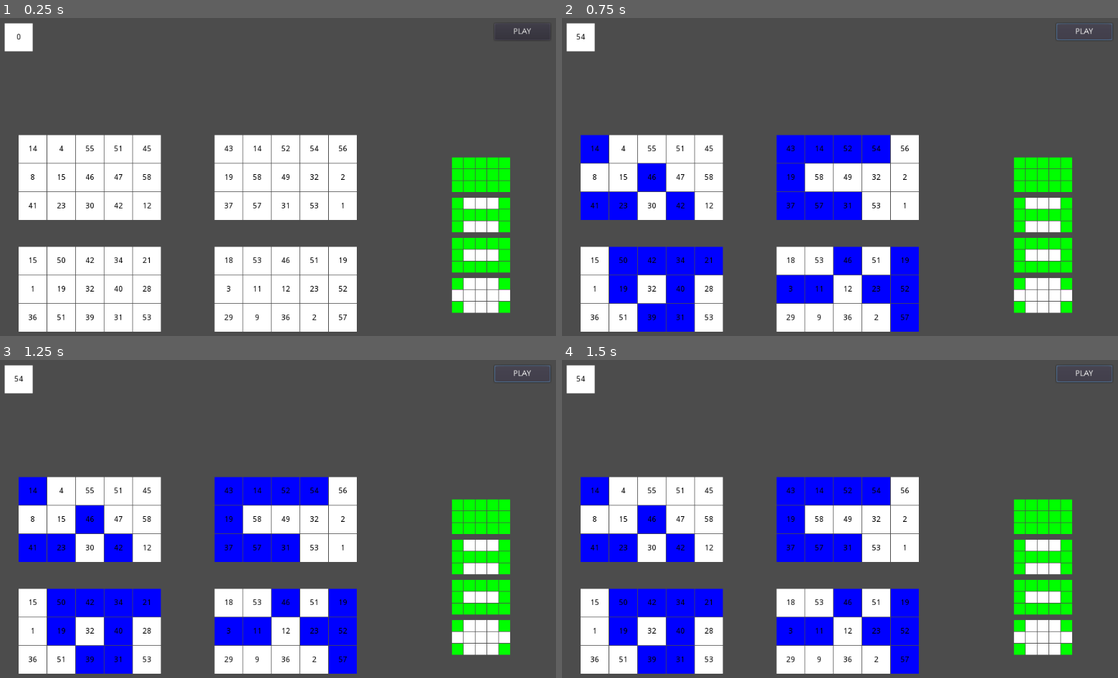
Above: before the commit, frames 1-4 (two rows, left to right).
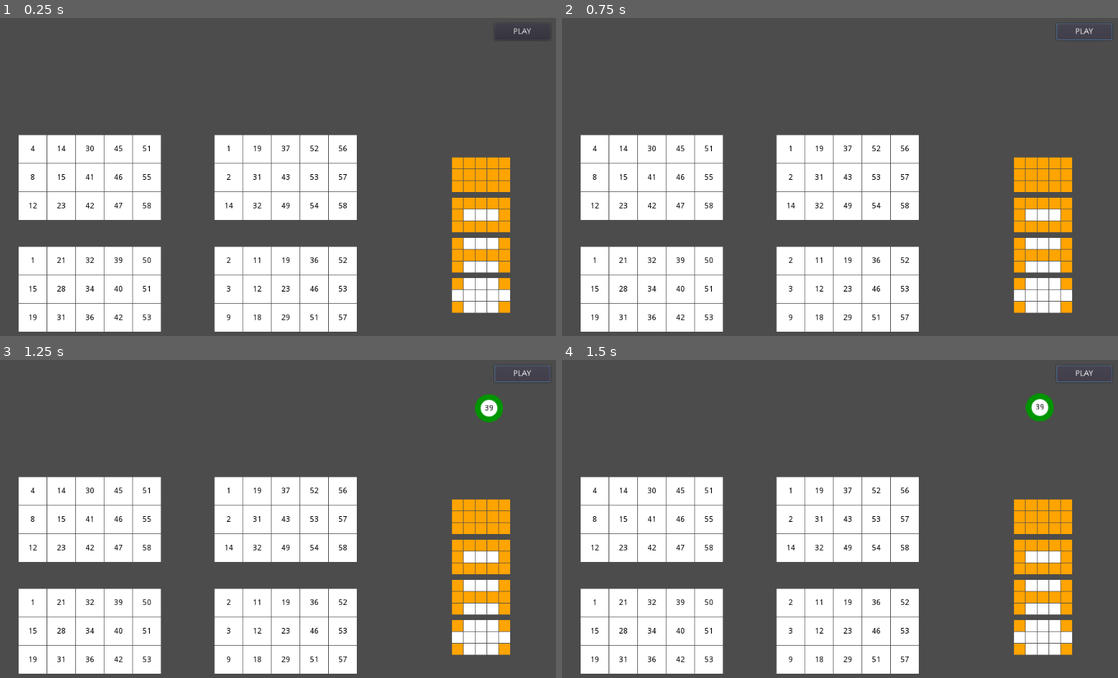
Above: after the commit, the same moments.

Repository: rosemunho/videobingo
Game: Godot game, scene res://Main.tscn
Two runs of this game, one before a commit and one after it. Both use one fixed random seed, a clock stepped at 60 frames per second and the inputs below.
Inputs:
- Up to frame 1 (0.25 s): no input
- Up to frame 2 (0.75 s): click "PLAY" at 0.5 s
- Up to frame 3 (1.25 s): no input
- Up to frame 4 (1.5 s): click "PLAY" at 1.25 s

The runs differ from the first frame. In frame 1, 5.0% of the frame differs, in the area x 0-92%, y 1-96%; in frame 2, 17%; in frame 3, 18%; in frame 4, 18%, in the area x 0-92%, y 1-99%.

Commit message:
Added graphics and correct positions to balls. Added timer between balls. Added color to balls. Added extraction animation. Play and pause extraction

Diff:
--- a/Ball.gd
+++ b/Ball.gd
@@ -1,17 +1,61 @@
-extends Node2D
+extends Sprite
+
+var colors = []
+var spacing = 5
+var ball_size = Vector2.ZERO
 
 var num = -1
-var init_pos = [-1, -1]
-var end_pos = [-1, -1]
-var color = "white"
+
+var pos_start = Vector2.ZERO
+var pos_end = Vector2.ZERO
+var time_end = -1
 
 signal ball_ended(ball_num)
 
 func _ready():
+	colors.push_back(Color.red)
+	colors.push_back(Color.orange)
+	colors.push_back(Color.yellow)
+	colors.push_back(Color.green)
+	colors.push_back(Color.aqua)
+	colors.push_back(Color.purple)
+	colors.push_back(Color.magenta)
+	colors.push_back(Color.blue)
+	colors.push_back(Color.limegreen)
+
+	ball_size = get_rect().size
+
+	var ball_tray_size = get_parent().get_size()
+	pos_start = Vector2(ball_tray_size.x - ball_size.x, ((ball_tray_size.y - ball_size.y) / 2))
+	print(pos_start)
+
 	var cards = get_node("../../CardTray")
 	for card in cards.get_children():
 		connect("ball_ended", card, "on_ball_ended")
 
-func extract():
+func _process(delta):
+	if not $Timer.is_paused():
+		var next_pos = pos_start.linear_interpolate(pos_end, 1-($Timer.get_time_left()/3))
+		set_position(next_pos)
+
+func extract(i, j):
+	var x = i * (ball_size.x + spacing)
+	var y = j * (ball_size.y + spacing)
+	set_position(pos_start)
+	pos_end = Vector2(x, y)
+	show()
+	$Timer.start(3)
+
+#change hardcoded values
+func set_num(num):
+	self.num = num
+	$Num.text = str(num)
+	var color_index = int(round((num-1)/10))
+	var color = colors[color_index]
+	self_modulate = color
+
+func on_ballpath_end():
 	emit_signal("ball_ended", num)
-	pass
+	var ball_tray = get_parent()
+	if ("Ball" + str((ball_tray.get_child_count() - 1))) == self.name:
+		ball_tray.try_finish_extraction()
--- a/Ball.tscn
+++ b/Ball.tscn
@@ -1,18 +1,18 @@
-[gd_scene load_steps=2 format=2]
+[gd_scene load_steps=4 format=2]
 
 [ext_resource path="res://Ball.gd" type="Script" id=1]
+[ext_resource path="res://Novo Projeto (3).png" type="Texture" id=2]
+[ext_resource path="res://Novo Projeto (5).png" type="Texture" id=3]
 
 [node name="Ball" type="Sprite"]
+texture = ExtResource( 2 )
+centered = false
 region_rect = Rect2( 0, 0, 50, 50 )
 script = ExtResource( 1 )
 
-[node name="ColorRect" type="ColorRect" parent="."]
-margin_right = 40.0
-margin_bottom = 40.0
-rect_min_size = Vector2( 50, 50 )
-__meta__ = {
-"_edit_use_anchors_": false
-}
+[node name="Backing" type="Sprite" parent="."]
+texture = ExtResource( 3 )
+centered = false
 
 [node name="Num" type="Label" parent="."]
 margin_right = 50.0
@@ -27,3 +27,8 @@
 __meta__ = {
 "_edit_use_anchors_": false
 }
+
+[node name="Timer" type="Timer" parent="."]
+one_shot = true
+
+[connection signal="timeout" from="Timer" to="." method="on_ballpath_end"]
--- a/Card.gd
+++ b/Card.gd
@@ -19,14 +19,21 @@
 
 # Change hardcoded values
 func generate_card():
+	for i in 15:
+		generate_value()
+	cells.sort()
+	var cell_index
 	var cell
 	var cell_num
-	for i in 15:
-		generate_value()
-		cell = get_node("CellContainer/Cell" + str(i+1))
-		cell.num = cells[i]
-		cell_num = cell.get_node("Num")
-		cell_num.text = str(cells[i])
+	var k = 0
+	for i in 5:
+		for j in 3:
+			cell_index = i + j*5
+			cell = get_node("CellContainer/Cell" + str(cell_index+1))
+			cell.num = cells[k]
+			cell_num = cell.get_node("Num")
+			cell_num.text = str(cells[k])
+			k+=1
 
 func generate_value():
 	var found = false
@@ -48,3 +55,8 @@
 	var cells = $CellContainer
 	for cell in cells.get_children():
 		cell.test_value(ball_num)
+
+func reset():
+	cells = ($CellContainer).get_children()
+	for cell in cells:
+		cell.reset()
--- a/Cell.gd
+++ /dev/null
@@ -1,10 +0,0 @@
-extends ColorRect
-
-signal cell_matched
-
-
-func on_cell_matched():
-	pass # Replace with function body.
-
-func connect_cell_signal(cell):
-	connect("cell_matched", cell, "on_cell_ended")
--- a/CellCard.gd
+++ b/CellCard.gd
@@ -1,4 +1,4 @@
-extends "res://Cell.gd"
+extends ColorRect
 
 enum Status {NO_HIT, ONE_AWAY, HIT}
 
@@ -9,13 +9,16 @@
 	if ball_num == num:
 		curr_status = Status.HIT
 		update_color()
-		emit_signal("cell_matched")
 
 func update_color():
 	match curr_status:
 		Status.NO_HIT:
-			color = Color(1, 1, 1, 1)
+			color = Color.white
 		Status.ONE_AWAY:
-			color = Color(0, 1, 1, 1)
+			color = Color.darkgray
 		Status.HIT:
-			color = Color(0, 0, 1, 1)
+			color = Color.deepskyblue
+
+func reset():
+	curr_status = Status.NO_HIT
+	update_color()
--- a/Extractor.gd
+++ b/Extractor.gd
@@ -6,29 +6,47 @@
 var ball_scene = preload("res://Ball.tscn")
 var balls = []
 var next_extraction_state = PlayStatus.START
+var next_shooting
+var shoot_i = 0
+var shoot_j = 0
+var timer_between_balls
 
-# Called when the node enters the scene tree for the first time.
 func _ready():
 	config.load("res://GlobalConfigs.cfg")
+	timer_between_balls = get_node("../Timer")
+	timer_between_balls.connect("timeout", self, "shoot_next")
 	create_balls()
 
 func create_balls():
 	for i in 30:
 		var ball_instance = ball_scene.instance()
+		ball_instance.hide()
 		add_child(ball_instance, true)
 
 func start_extraction():
-	for ball in self.get_children():
-		ball.extract()
+	shoot_i = 0
+	shoot_j = 0
+	next_shooting = get_child(0)
+	timer_between_balls.start(0.5)
+	next_extraction_state = PlayStatus.PAUSE
+
+func shoot_next():
+	next_shooting.extract(shoot_i, shoot_j)
+	shoot_j += 1
+	if shoot_j == 3:
+		shoot_j = 0
+		shoot_i += 1
+	var index = shoot_i*3 + shoot_j
+	if index < 30:
+		next_shooting = get_child(index)
+		timer_between_balls.start(0.5)
 
 func generate_play():
-	var ball_num
 	var i = 0
+	balls = []
 	for ball in self.get_children():
 		generate_value()
-		ball.num = balls[i]
-		ball_num = ball.get_node("Num")
-		ball_num.text = str(balls[i])
+		ball.set_num(balls[i])
 		i+=1
 
 func generate_value():
@@ -36,7 +54,7 @@
 	var ball_num = -1
 	randomize()
 	while not found:
-		ball_num = (randi() %  60-1) + 1
+		ball_num = (randi() %  (60-1)) + 1
 		if not balls.has(ball_num):
 			balls.push_back(ball_num)
 			print(ball_num)
@@ -48,8 +66,26 @@
 			generate_play()
 			start_extraction()
 		PlayStatus.PAUSE:
-			print("paused")
+			toggle_pause(true)
+			next_extraction_state = PlayStatus.RESUME
 		PlayStatus.RESUME:
-			print("resumed")
+			toggle_pause(false)
+			next_extraction_state = PlayStatus.PAUSE
 		PlayStatus.STOP:
-			print("stopped and reset")
+			reset_play()
+			next_extraction_state = PlayStatus.START
+
+func reset_play():
+	var cards = get_node("../CardTray").get_children()
+	for card in cards:
+		card.reset()
+	for ball in self.get_children():
+		ball.hide()
+
+func toggle_pause(pause):
+	timer_between_balls.set_paused(pause)
+	for ball in self.get_children():
+		ball.get_node("Timer").set_paused(pause)
+
+func try_finish_extraction():
+	next_extraction_state = PlayStatus.STOP
--- a/Main.tscn
+++ b/Main.tscn
@@ -44,8 +44,8 @@
 [node name="BallTray" type="Container" parent="."]
 margin_left = 25.0
 margin_top = 25.0
-margin_right = 750.0
-margin_bottom = 200.0
+margin_right = 970.0
+margin_bottom = 185.0
 script = ExtResource( 3 )
 __meta__ = {
 "_edit_use_anchors_": false
@@ -80,4 +80,8 @@
 "_edit_use_anchors_": false
 }
 
+[node name="Timer" type="Timer" parent="."]
+wait_time = 0.5
+one_shot = true
+
 [connection signal="pressed" from="PlayButton" to="BallTray" method="on_play_btn_clicked"]
--- a/Pattern.gd
+++ b/Pattern.gd
@@ -1,6 +1,7 @@
 extends Container
 
 var pattern = []
+signal cell_matched_pattern
 
 func _ready():
 	var cells = $CellContainer
@@ -8,5 +9,4 @@
 	for i in 15:
 		if pattern[i] == '+':
 			cell = cells.get_node("Cell" + str(i+1))
-			cell.connect_cell_signal(cell)
-			cell.color = Color(0, 1, 0, 1)
+			cell.color = Color.orange
--- a/Pattern.tscn
+++ b/Pattern.tscn
@@ -1,7 +1,6 @@
-[gd_scene load_steps=3 format=2]
+[gd_scene load_steps=2 format=2]
 
 [ext_resource path="res://Pattern.gd" type="Script" id=1]
-[ext_resource path="res://Cell.gd" type="Script" id=2]
 
 [node name="Prize" type="Container"]
 margin_top = 63.0
@@ -28,42 +27,36 @@
 margin_right = 20.0
 margin_bottom = 20.0
 rect_min_size = Vector2( 20, 20 )
-script = ExtResource( 2 )
 
 [node name="Cell2" type="ColorRect" parent="CellContainer"]
 margin_left = 21.0
 margin_right = 41.0
 margin_bottom = 20.0
 rect_min_size = Vector2( 20, 20 )
-script = ExtResource( 2 )
 
 [node name="Cell3" type="ColorRect" parent="CellContainer"]
 margin_left = 42.0
 margin_right = 62.0
 margin_bottom = 20.0
 rect_min_size = Vector2( 20, 20 )
-script = ExtResource( 2 )
 
 [node name="Cell4" type="ColorRect" parent="CellContainer"]
 margin_left = 63.0
 margin_right = 83.0
 margin_bottom = 20.0
 rect_min_size = Vector2( 20, 20 )
-script = ExtResource( 2 )
 
 [node name="Cell5" type="ColorRect" parent="CellContainer"]
 margin_left = 84.0
 margin_right = 104.0
 margin_bottom = 20.0
 rect_min_size = Vector2( 20, 20 )
-script = ExtResource( 2 )
 
 [node name="Cell6" type="ColorRect" parent="CellContainer"]
 margin_top = 21.0
 margin_right = 20.0
 margin_bottom = 41.0
 rect_min_size = Vector2( 20, 20 )
-script = ExtResource( 2 )
 
 [node name="Cell7" type="ColorRect" parent="CellContainer"]
 margin_left = 21.0
@@ -71,7 +64,6 @@
 margin_right = 41.0
 margin_bottom = 41.0
 rect_min_size = Vector2( 20, 20 )
-script = ExtResource( 2 )
 
 [node name="Cell8" type="ColorRect" parent="CellContainer"]
 margin_left = 42.0
@@ -79,7 +71,6 @@
 margin_right = 62.0
 margin_bottom = 41.0
 rect_min_size = Vector2( 20, 20 )
-script = ExtResource( 2 )
 
 [node name="Cell9" type="ColorRect" parent="CellContainer"]
 margin_left = 63.0
@@ -87,7 +78,6 @@
 margin_right = 83.0
 margin_bottom = 41.0
 rect_min_size = Vector2( 20, 20 )
-script = ExtResource( 2 )
 
 [node name="Cell10" type="ColorRect" parent="CellContainer"]
 margin_left = 84.0
@@ -95,14 +85,12 @@
 margin_right = 104.0
 margin_bottom = 41.0
 rect_min_size = Vector2( 20, 20 )
-script = ExtResource( 2 )
 
 [node name="Cell11" type="ColorRect" parent="CellContainer"]
 margin_top = 42.0
 margin_right = 20.0
 margin_bottom = 62.0
 rect_min_size = Vector2( 20, 20 )
-script = ExtResource( 2 )
 
 [node name="Cell12" type="ColorRect" parent="CellContainer"]
 margin_left = 21.0
@@ -110,7 +98,6 @@
 margin_right = 41.0
 margin_bottom = 62.0
 rect_min_size = Vector2( 20, 20 )
-script = ExtResource( 2 )
 
 [node name="Cell13" type="ColorRect" parent="CellContainer"]
 margin_left = 42.0
@@ -118,7 +105,6 @@
 margin_right = 62.0
 margin_bottom = 62.0
 rect_min_size = Vector2( 20, 20 )
-script = ExtResource( 2 )
 
 [node name="Cell14" type="ColorRect" parent="CellContainer"]
 margin_left = 63.0
@@ -126,7 +112,6 @@
 margin_right = 83.0
 margin_bottom = 62.0
 rect_min_size = Vector2( 20, 20 )
-script = ExtResource( 2 )
 
 [node name="Cell15" type="ColorRect" parent="CellContainer"]
 margin_left = 84.0
@@ -134,7 +119,6 @@
 margin_right = 104.0
 margin_bottom = 62.0
 rect_min_size = Vector2( 20, 20 )
-script = ExtResource( 2 )
 
 [node name="ReferenceRect" type="ReferenceRect" parent="."]
 visible = false
--- a/Prizetable.gd
+++ b/Prizetable.gd
@@ -11,15 +11,15 @@
 		"+", "+", "+", "+", "+",
 		"+", "+", "+", "+", "+"
 	],
+	[ #SQUARE
+		"+", "+", "+", "+", "+",
+		"+", "-", "-", "-", "+",
+		"+", "+", "+", "+", "+"
+	],
 	[ #H
 		"+", "-", "-", "-", "+",
 		"+", "+", "+", "+", "+",
 		"+", "-", "-", "-", "+"
-	],
-	[ #SQUARE
-		"+", "+", "+", "+", "+",
-		"+", "-", "-", "-", "+",
-		"+", "+", "+", "+", "+"
 	],
 	[ #CORNERS
 		"+", "-", "-", "-", "+",
Binary file added: Novo Projeto (3).png
Not shown, added: Novo Projeto (3).png.import
Binary file added: Novo Projeto (4).png
Not shown, added: Novo Projeto (4).png.import
Binary file added: Novo Projeto (5).png
Not shown, added: Novo Projeto (5).png.import
